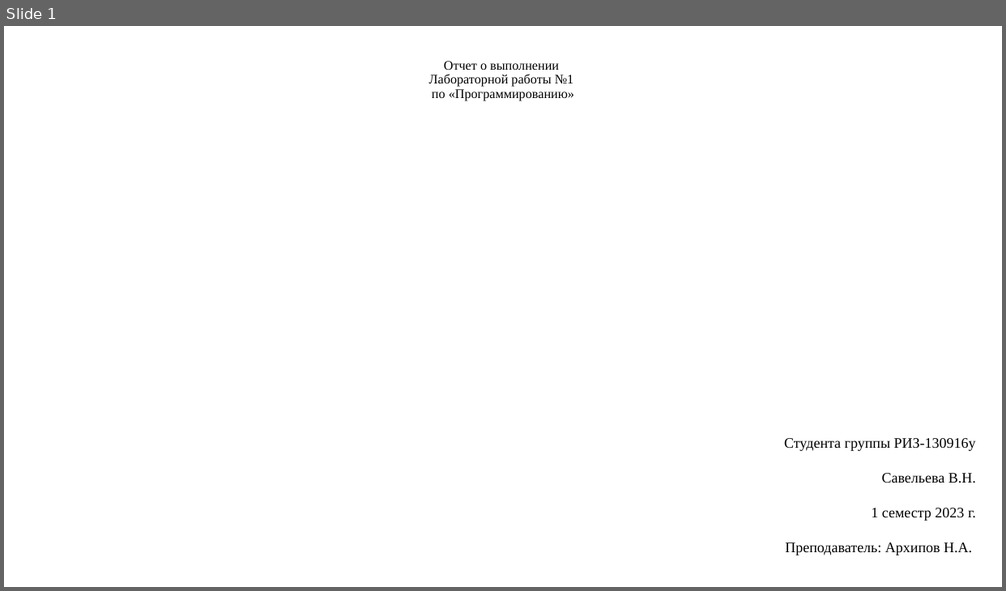
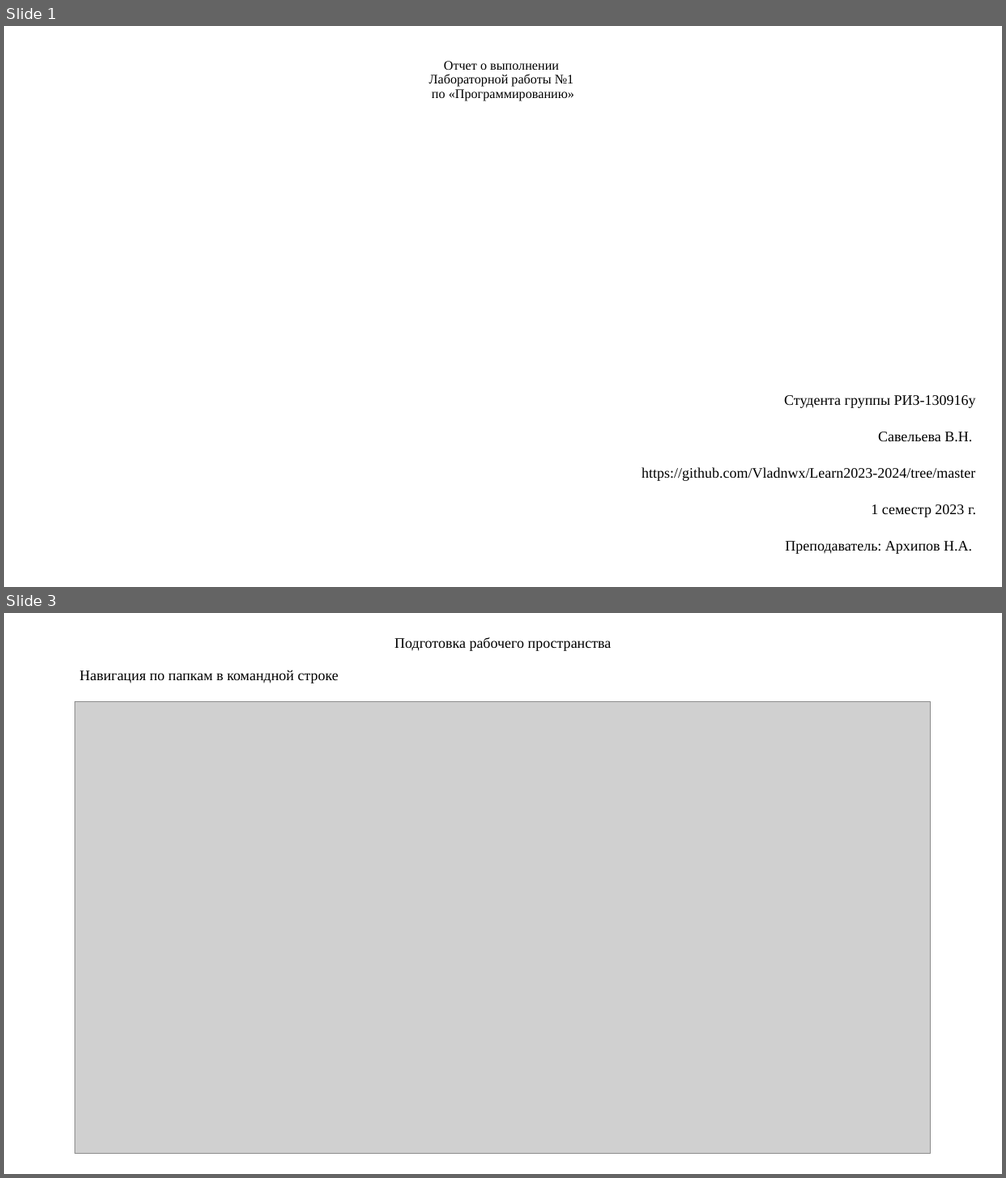
Before and after one commit to Vladnwx/Learn2023-2024, a slide deck: src/lr1/РИЗ-130916у Савельев В.Н. Отчет о выполнении ЛР1.pptx. Shown one above the other, each under a label of ours: slide 1 before the commit, slides 1 and 3 after it; the slides between them are not shown. The pictures are 1006x591 and 1006x1178 pixels, drawn with LibreOffice and Linux fonts; fonts in the diff are those of the drawing; grey boxes stand for pictures. Boxes give left, top, right and bottom in pixels: in the first picture for what was removed or moved away, otherwise in the second. Text is boxed around its words. In the diff, an @@ line names an element or a change of style, - is before the commit and + after.

```diff
--- a/src/lr1/РИЗ-130916у Савельев В.Н. Отчет о выполнении ЛР1.pptx
+++ b/src/lr1/РИЗ-130916у Савельев В.Н. Отчет о выполнении ЛР1.pptx
@@ slide 3 added at (4,613,1002,1174), background #FFFFFF @@
@@ title added at (394,637,612,651), 14 pt, text #000000 @@
+Подготовка рабочего пространства
@@ text added at (79,670,339,683), 14 pt, text #000000 @@
+Навигация по папкам в командной строке
@@ picture added at (75,701,931,1153) @@
@@ slide 1 changed as well @@
@@ subtitle "Студента группы РИЗ-130916у": place and size @@
-subtitle "Студента группы РИЗ-130916у" at (784,438,976,556)
+subtitle "Студента группы РИЗ-130916у" at (641,395,976,554)
@@ subtitle at (784,395,976,554): line spacing 1.4 to 1.5 @@
@@ subtitle at (641,467,975,481): paragraph added @@
+https://github.com/Vladnwx/Learn2023-2024/tree/master
```
Also in this commit, not shown: 1 other slide changed, 18 other slides added, 2 slides removed, 1 other file.
